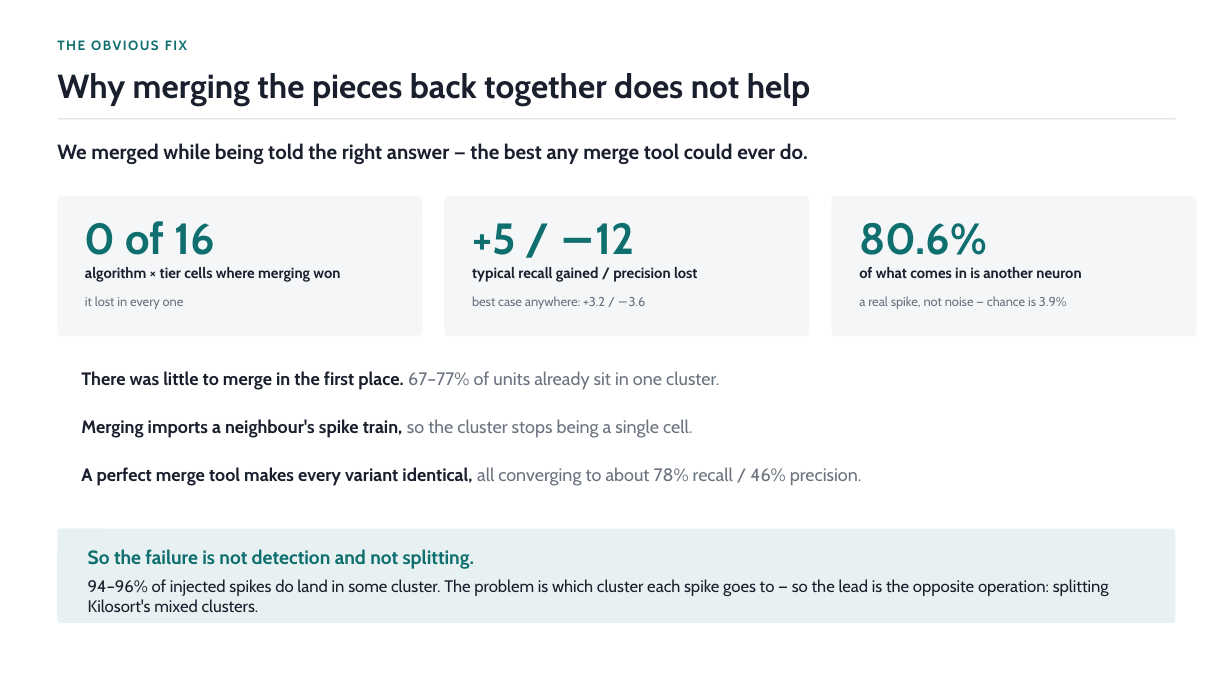
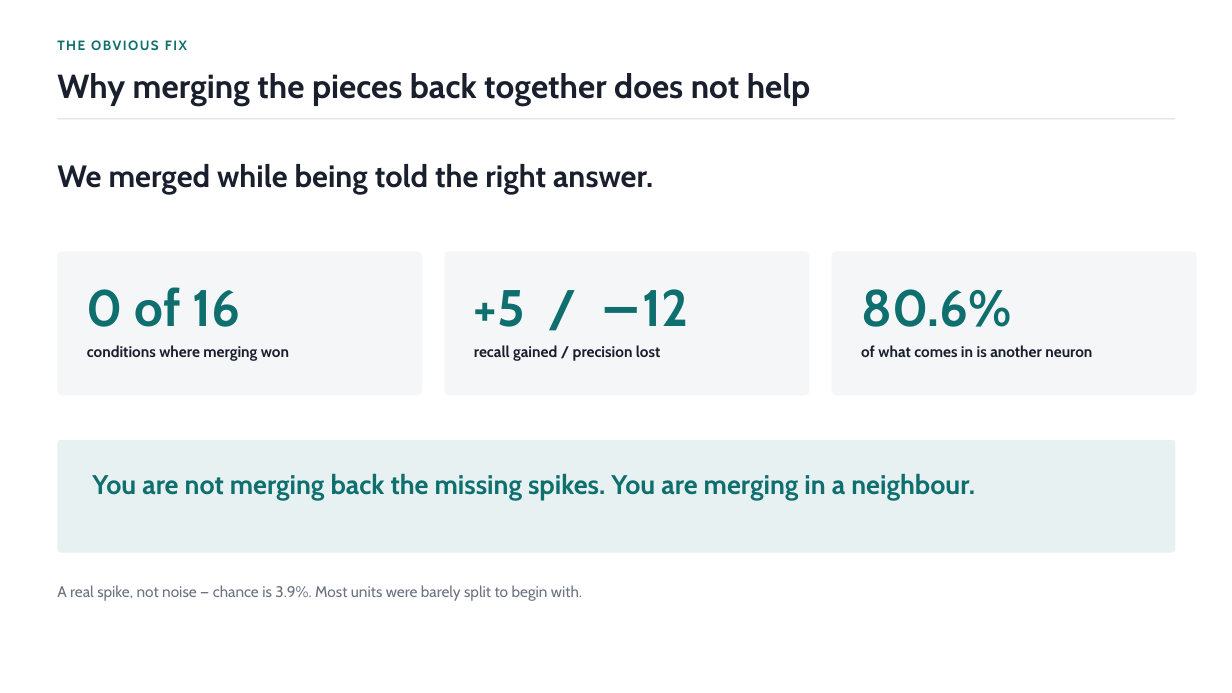
Before and after one commit to ZurGil/striatal-spike-sorting, a slide deck: slide 3 of outputs/kilosort_variants_summary.pptx. Drawn at 1232x693 pixels with LibreOffice and Linux fonts; fonts in the diff are those of the drawing. Boxes give left, top, right and bottom in pixels: in the first picture for what was removed or moved away, otherwise in the second. Text is boxed around its words. In the diff, an @@ line names an element or a change of style, - is before the commit and + after.

```diff
--- a/outputs/kilosort_variants_summary.pptx
+++ b/outputs/kilosort_variants_summary.pptx
@@ text at box(57, 164, 653, 194): text changed; size 16 to 24 pt @@
-We merged while being told the right answer — the best any merge tool could ever do.
+We merged while being told the right answer.
@@ rounded rectangle: place and size @@
-rounded rectangle at box(57, 196, 422, 336)
+rounded rectangle at box(57, 251, 422, 396)
@@ rounded rectangle: place and size @@
-rounded rectangle at box(445, 196, 810, 336)
+rounded rectangle at box(445, 251, 810, 396)
@@ rounded rectangle: place and size @@
-rounded rectangle at box(832, 196, 1197, 336)
+rounded rectangle at box(832, 251, 1197, 396)
@@ text removed at box(85, 296, 184, 309) @@
-it lost in every one
@@ text "0 of 16": place and size @@
-text "0 of 16" at box(85, 221, 215, 255)
+text "0 of 16" at box(87, 287, 240, 327)
@@ text removed at box(472, 296, 646, 309) @@
-best case anywhere: +3.2 / −3.6
@@ size 34 to 40 pt in 3 elements at box(87, 287, 240, 327), box(861, 289, 1011, 327), box(474, 289, 688, 327) @@
@@ text "+5 / −12": place and size @@
-text "+5 / −12" at box(472, 223, 634, 255)
+text "+5 / −12" at box(474, 289, 688, 327)
@@ text "80.6%": place and size @@
-text "80.6%" at box(859, 223, 987, 255)
+text "80.6%" at box(861, 289, 1011, 327)
@@ text at box(87, 345, 289, 361): text changed; size 11.5 to 12 pt @@
-algorithm × tier cells where merging won
+conditions where merging won
@@ text at box(474, 345, 660, 361): text changed; size 11.5 to 12 pt @@
-typical recall gained / precision lost
+recall gained / precision lost
@@ text "of what comes in is ...": place and size @@
-text "of what comes in is ..." at box(859, 267, 1081, 278)
+text "of what comes in is ..." at box(861, 345, 1092, 357)
@@ text "of what comes in is ..." at box(861, 345, 1092, 357): size 11.5 to 12 pt @@
@@ text removed at box(81, 371, 719, 390) @@
-There was little to merge in the first place. 67–77% of units already sit in one cluster.
@@ text removed at box(81, 419, 692, 438) @@
-Merging imports a neighbour's spike train, so the cluster stops being a single cell.
@@ rounded rectangle: place and size @@
-rounded rectangle at box(57, 529, 1176, 623)
+rounded rectangle at box(57, 440, 1176, 553)
@@ text removed at box(81, 467, 862, 486) @@
-A perfect merge tool makes every variant identical, all converging to about 78% recall / 46% precision.
@@ text added at box(92, 473, 975, 500), 21 pt, text #0F6E6E, bold @@
+You are not merging back the missing spikes. You are merging in a neighbour.
@@ text removed at box(88, 549, 1109, 612) @@
-So the failure is not detection and not splitting.
-94–96% of injected spikes do land in some cluster. The problem is which cluster each spike goes to — so the lead is the opposite operation: splitting Kilosort's mixed clusters.
@@ text at box(57, 585, 582, 601): text changed; size 10 to 12 pt @@
-a real spike, not noise — chance is 3.9%
+A real spike, not noise — chance is 3.9%. Most units were barely split to begin with.
```
Also in this commit, not shown: 2 other slides changed, 1 other file.
